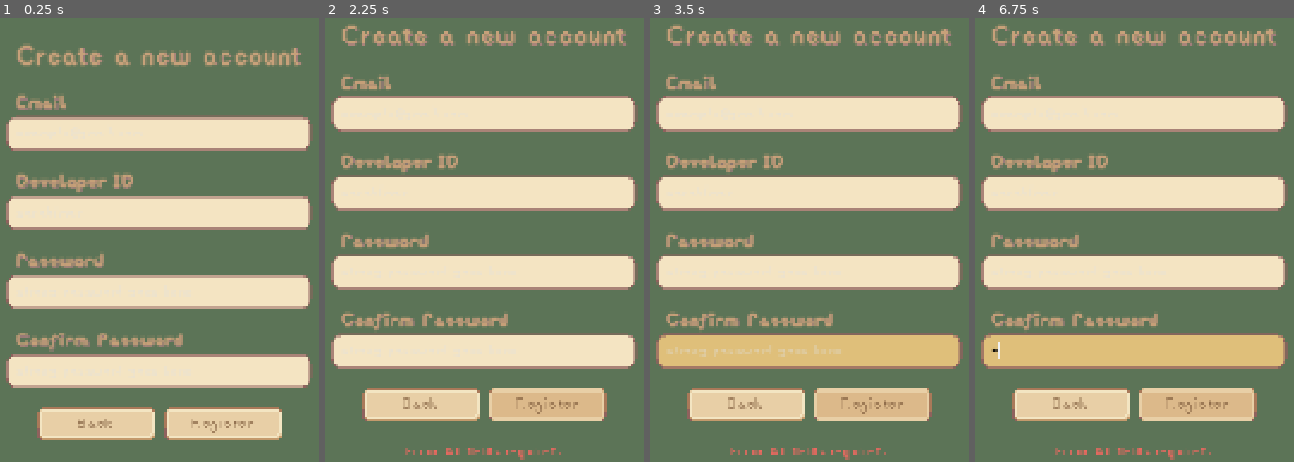
Above: before the commit, frames 1-4 (left to right).
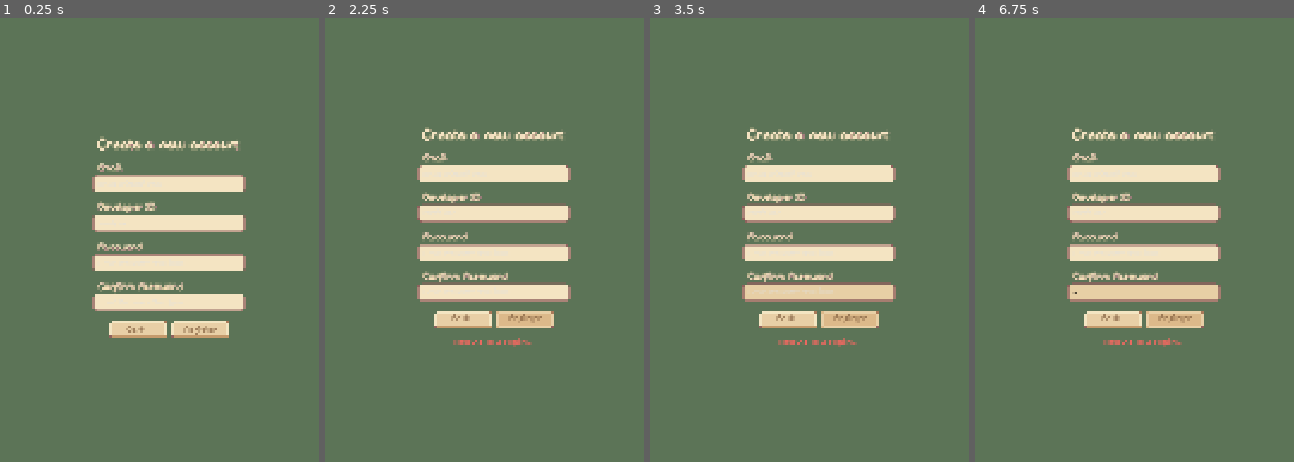
Above: after the commit, the same moments.

Repository: ZahraaZahir/tracy-client
Game: Godot game, scene res://ui/auth/register/register.tscn
Two runs of this game, one before a commit and one after it. Both use one fixed random seed, a clock stepped at 60 frames per second and the inputs below. This scene is started directly instead of the project's main scene.
Inputs:
- Up to frame 1 (0.25 s): no input
- Up to frame 2 (2.25 s): click "Back" at 0.5 s; click "Register" at 1.25 s; click "Register" at 2 s
- Up to frame 3 (3.5 s): tap Enter at 2.75 s; hold Right (right) from 2.78 s (still down); tap Space (attack) at 2.85 s
- Up to frame 4 (6.75 s): tap Space (attack) at 3.5, 5.75, 5.85 s; release Right (right) at 3.53 s; hold Down (down) 3.53-4.28 s; tap I (interact) at 3.6, 4.35, 5.1, 6.6 s; hold Right (right) 4.28-5.03 s; tap Enter at 5, 6.5 s; hold Up (up) 5.03-5.78 s; hold Left (left) from 5.78 s (still down)

The runs differ from the first frame. In frame 1, 42% of the frame differs, in the area x 1-99%, y 5-96%; in frame 2, 45%; in frame 3, 45%, in the area x 1-99%, y 1-100%; in frame 4, 45%.

Commit message:
UX: Linked Registration directly to World scene for seamless onboarding. UI: Change og colors in login and registration scenes.

Diff:
--- a/assets/ui/boxes/resources/inout_feild_fouced.tres
+++ b/assets/ui/boxes/resources/inout_feild_fouced.tres
@@ -1,7 +1,7 @@
 [gd_resource type="StyleBoxFlat" format=3 uid="uid://ds6buw4htmfcg"]
 
 [resource]
-bg_color = Color(0.8728818, 0.7495809, 0.48032987, 1)
+bg_color = Color(0.90588236, 0.8117647, 0.64705884, 1)
 border_width_left = 1
 border_width_top = 1
 border_width_right = 1
--- a/ui/auth/login/login.tscn
+++ b/ui/auth/login/login.tscn
@@ -41,14 +41,6 @@
 grow_horizontal = 2
 grow_vertical = 2
 
-[node name="Camera2D" type="Camera2D" parent="CenterContainer" unique_id=73601957]
-visible = false
-position = Vector2(491, 257)
-anchor_mode = 0
-zoom = Vector2(2, 2)
-drag_horizontal_offset = -1.0
-drag_left_margin = 0.0
-
 [node name="CredentialsContainer" type="VBoxContainer" parent="CenterContainer" unique_id=1212821352]
 layout_mode = 2
 theme_override_constants/separation = 24
@@ -57,8 +49,9 @@
 [node name="Title" type="Label" parent="CenterContainer/CredentialsContainer" unique_id=675580877]
 layout_mode = 2
 size_flags_horizontal = 4
-theme_override_colors/font_color = Color(0.78039217, 0.6313726, 0.47843137, 1)
-theme_override_colors/font_outline_color = Color(0.76567525, 0.6151306, 0.45783913, 1)
+theme_override_colors/font_color = Color(0.95686275, 0.8901961, 0.7607843, 1)
+theme_override_colors/font_shadow_color = Color(0.73333335, 0.6, 0.6, 1)
+theme_override_colors/font_outline_color = Color(0.93981296, 0.85031646, 0.67569846, 1)
 theme_override_constants/outline_size = 4
 theme_override_fonts/font = ExtResource("2_8wugm")
 theme_override_font_sizes/font_size = 40
@@ -72,8 +65,9 @@
 [node name="Identifier" type="Label" parent="CenterContainer/CredentialsContainer/IdentifierContainer" unique_id=876620875]
 layout_mode = 2
 size_flags_horizontal = 0
-theme_override_colors/font_color = Color(0.78039217, 0.6313726, 0.47843137, 1)
-theme_override_colors/font_outline_color = Color(0.76567525, 0.6151306, 0.45783913, 1)
+theme_override_colors/font_color = Color(0.95686275, 0.8901961, 0.7607843, 1)
+theme_override_colors/font_shadow_color = Color(0.73333335, 0.6, 0.6, 1)
+theme_override_colors/font_outline_color = Color(0.93981296, 0.85031646, 0.67569846, 1)
 theme_override_constants/outline_size = 4
 theme_override_fonts/font = ExtResource("2_8wugm")
 theme_override_font_sizes/font_size = 28
@@ -98,8 +92,9 @@
 [node name="Password" type="Label" parent="CenterContainer/CredentialsContainer/PasswordContainer" unique_id=1671581455]
 layout_mode = 2
 size_flags_horizontal = 0
-theme_override_colors/font_color = Color(0.78039217, 0.6313726, 0.47843137, 1)
-theme_override_colors/font_outline_color = Color(0.76567525, 0.6151306, 0.45783913, 1)
+theme_override_colors/font_color = Color(0.95686275, 0.8901961, 0.7607843, 1)
+theme_override_colors/font_shadow_color = Color(0.73333335, 0.6, 0.6, 1)
+theme_override_colors/font_outline_color = Color(0.93981296, 0.85031646, 0.67569846, 1)
 theme_override_constants/outline_size = 4
 theme_override_fonts/font = ExtResource("2_8wugm")
 theme_override_font_sizes/font_size = 28
--- a/ui/auth/register/register.gd
+++ b/ui/auth/register/register.gd
@@ -41,10 +41,12 @@
 	register_button.disabled = false
 
 	if success:
-		_set_status("Registration Successful!", COLOR_SUCCESS)
-		await get_tree().create_timer(1.5).timeout
+		_set_status("Registration Successful! Initializing...", COLOR_SUCCESS)
+		await get_tree().create_timer(1.0).timeout
+
 		if is_inside_tree():
-			_on_back_pressed()
+
+			get_tree().change_scene_to_file("res://world/world.tscn")
 	else:
 		_set_status("Error: " + message, COLOR_ERROR)
 
--- a/ui/auth/register/register.tscn
+++ b/ui/auth/register/register.tscn
@@ -41,14 +41,6 @@
 grow_horizontal = 2
 grow_vertical = 2
 
-[node name="Camera2D" type="Camera2D" parent="CenterContainer" unique_id=299091903]
-visible = false
-position = Vector2(492, 266)
-anchor_mode = 0
-zoom = Vector2(2, 2)
-drag_horizontal_offset = -1.0
-drag_left_margin = 0.0
-
 [node name="CredentialsContainer" type="VBoxContainer" parent="CenterContainer" unique_id=1212821352]
 layout_mode = 2
 theme_override_constants/separation = 24
@@ -57,9 +49,9 @@
 [node name="Title" type="Label" parent="CenterContainer/CredentialsContainer" unique_id=675580877]
 layout_mode = 2
 size_flags_horizontal = 4
-theme_override_colors/font_color = Color(0.78039217, 0.6313726, 0.47843137, 1)
-theme_override_colors/font_shadow_color = Color(0.626228, 0.48448384, 0.4851147, 1)
-theme_override_colors/font_outline_color = Color(0.7647059, 0.6156863, 0.45882353, 1)
+theme_override_colors/font_color = Color(0.95686275, 0.8901961, 0.7607843, 1)
+theme_override_colors/font_shadow_color = Color(0.626228, 0.48448384, 0.4851147, 1)
+theme_override_colors/font_outline_color = Color(0.9411765, 0.8509804, 0.6745098, 1)
 theme_override_constants/outline_size = 4
 theme_override_fonts/font = ExtResource("2_ihx5i")
 theme_override_font_sizes/font_size = 40
@@ -73,9 +65,9 @@
 [node name="Email" type="Label" parent="CenterContainer/CredentialsContainer/EmailContainer" unique_id=876620875]
 layout_mode = 2
 size_flags_horizontal = 0
-theme_override_colors/font_color = Color(0.78039217, 0.6313726, 0.47843137, 1)
-theme_override_colors/font_shadow_color = Color(0.626228, 0.48448384, 0.4851147, 1)
-theme_override_colors/font_outline_color = Color(0.7647059, 0.6156863, 0.45882353, 1)
+theme_override_colors/font_color = Color(0.95686275, 0.8901961, 0.7607843, 1)
+theme_override_colors/font_shadow_color = Color(0.626228, 0.48448384, 0.4851147, 1)
+theme_override_colors/font_outline_color = Color(0.9411765, 0.8509804, 0.6745098, 1)
 theme_override_constants/outline_size = 4
 theme_override_fonts/font = ExtResource("2_ihx5i")
 theme_override_font_sizes/font_size = 28
@@ -100,9 +92,9 @@
 [node name="Username" type="Label" parent="CenterContainer/CredentialsContainer/UsernameContainer" unique_id=982844474]
 layout_mode = 2
 size_flags_horizontal = 0
-theme_override_colors/font_color = Color(0.78039217, 0.6313726, 0.47843137, 1)
-theme_override_colors/font_shadow_color = Color(0.626228, 0.48448384, 0.4851147, 1)
-theme_override_colors/font_outline_color = Color(0.7647059, 0.6156863, 0.45882353, 1)
+theme_override_colors/font_color = Color(0.95686275, 0.8901961, 0.7607843, 1)
+theme_override_colors/font_shadow_color = Color(0.626228, 0.48448384, 0.4851147, 1)
+theme_override_colors/font_outline_color = Color(0.9411765, 0.8509804, 0.6745098, 1)
 theme_override_constants/outline_size = 4
 theme_override_fonts/font = ExtResource("2_ihx5i")
 theme_override_font_sizes/font_size = 28
@@ -129,9 +121,9 @@
 [node name="Password" type="Label" parent="CenterContainer/CredentialsContainer/PasswordContainer" unique_id=1671581455]
 layout_mode = 2
 size_flags_horizontal = 0
-theme_override_colors/font_color = Color(0.78039217, 0.6313726, 0.47843137, 1)
-theme_override_colors/font_shadow_color = Color(0.626228, 0.48448384, 0.4851147, 1)
-theme_override_colors/font_outline_color = Color(0.7647059, 0.6156863, 0.45882353, 1)
+theme_override_colors/font_color = Color(0.95686275, 0.8901961, 0.7607843, 1)
+theme_override_colors/font_shadow_color = Color(0.626228, 0.48448384, 0.4851147, 1)
+theme_override_colors/font_outline_color = Color(0.9411765, 0.8509804, 0.6745098, 1)
 theme_override_constants/outline_size = 4
 theme_override_fonts/font = ExtResource("2_ihx5i")
 theme_override_font_sizes/font_size = 28
@@ -157,9 +149,9 @@
 [node name="ConfirmPassword" type="Label" parent="CenterContainer/CredentialsContainer/ConfirmPasswordContainer" unique_id=104858888]
 layout_mode = 2
 size_flags_horizontal = 0
-theme_override_colors/font_color = Color(0.78039217, 0.6313726, 0.47843137, 1)
-theme_override_colors/font_shadow_color = Color(0.626228, 0.48448384, 0.4851147, 1)
-theme_override_colors/font_outline_color = Color(0.7647059, 0.6156863, 0.45882353, 1)
+theme_override_colors/font_color = Color(0.95686275, 0.8901961, 0.7607843, 1)
+theme_override_colors/font_shadow_color = Color(0.626228, 0.48448384, 0.4851147, 1)
+theme_override_colors/font_outline_color = Color(0.9411765, 0.8509804, 0.6745098, 1)
 theme_override_constants/outline_size = 4
 theme_override_fonts/font = ExtResource("2_ihx5i")
 theme_override_font_sizes/font_size = 28
--- a/ui/welcome/welcome.tscn
+++ b/ui/welcome/welcome.tscn
@@ -42,9 +42,9 @@
 grow_horizontal = 2
 grow_vertical = 2
 size_flags_horizontal = 4
-theme_override_colors/font_color = Color(0.78039217, 0.6313726, 0.47843137, 1)
-theme_override_colors/font_shadow_color = Color(0.627451, 0.4862745, 0.4862745, 1)
-theme_override_colors/font_outline_color = Color(0.7647059, 0.6156863, 0.45882353, 1)
+theme_override_colors/font_color = Color(0.95686275, 0.8901961, 0.7607843, 1)
+theme_override_colors/font_shadow_color = Color(0.7316903, 0.59869075, 0.5981234, 1)
+theme_override_colors/font_outline_color = Color(0.95686275, 0.8901961, 0.7607843, 1)
 theme_override_constants/outline_size = 4
 theme_override_fonts/font = ExtResource("2_t24la")
 theme_override_font_sizes/font_size = 40
@@ -60,14 +60,6 @@
 anchor_bottom = 1.0
 grow_horizontal = 2
 grow_vertical = 2
-
-[node name="Camera2D" type="Camera2D" parent="CenterContainer" unique_id=229221660]
-visible = false
-position = Vector2(490, 227)
-anchor_mode = 0
-zoom = Vector2(2, 2)
-drag_horizontal_offset = -1.0
-drag_left_margin = 0.0
 
 [node name="VBoxContainer" type="VBoxContainer" parent="CenterContainer" unique_id=1789233242]
 layout_mode = 2
